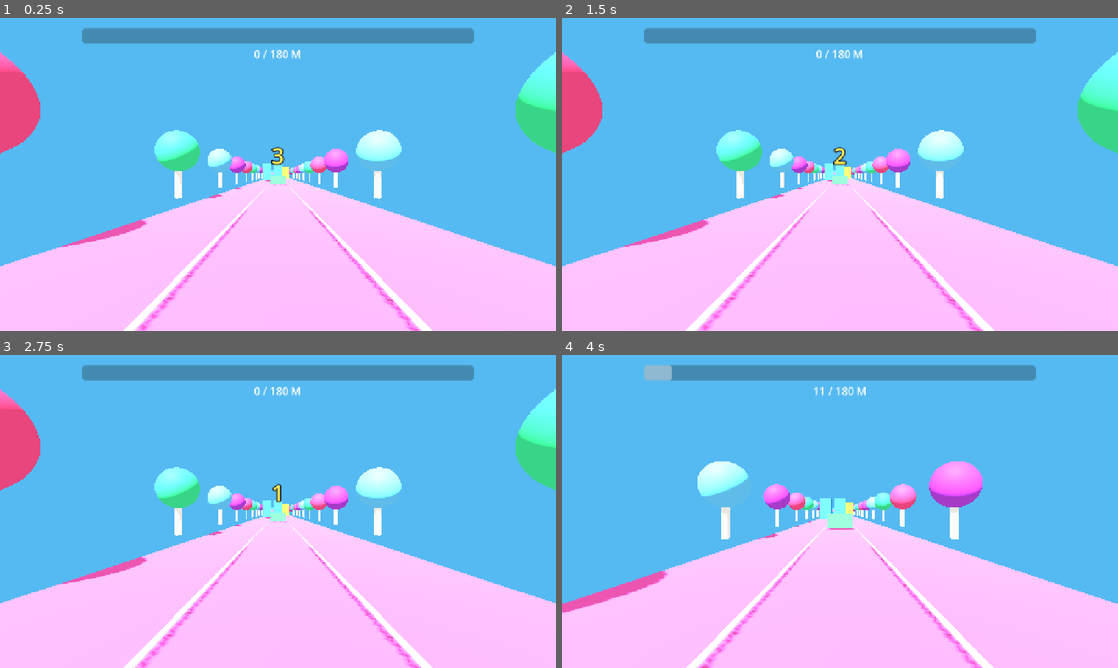
Above: before the commit, frames 1-4 (two rows, left to right).
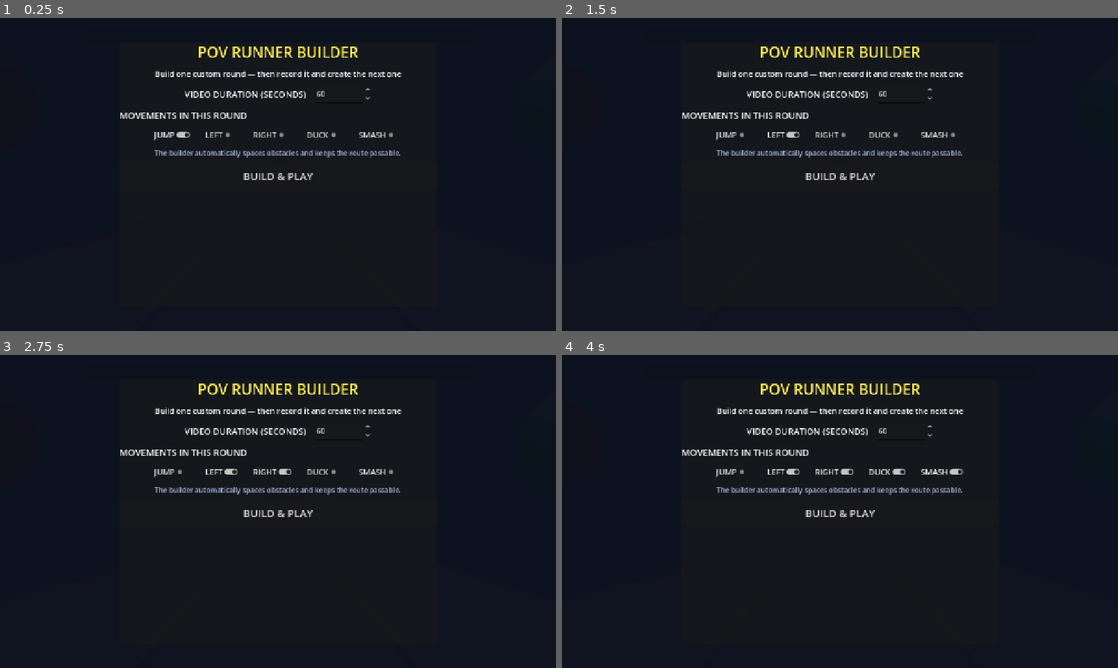
Above: after the commit, the same moments.

Repository: mikhailliachenko-hue/POVRunnerConstructor
Game: Godot game, scene res://main.tscn
The game is run twice, just before and just after one commit, with the same random seed, the same clock (stepped at 60 frames per second) and the same inputs.
Inputs (mouse positions are in pixels of both pictures, inside the frame that each line leads up to):
- Up to frame 1 (0.25 s): no input
- Up to frame 2 (1.5 s): click (734, 133) at 0.5 s, where only the run after the commit has a clickable "JUMP"; click (784, 133) at 1.25 s, where only the run after the commit has a clickable "LEFT"
- Up to frame 3 (2.75 s): click (272, 470) at 2 s, where only the run after the commit has a clickable "RIGHT"
- Up to frame 4 (4 s): click (890, 470) at 2.75 s, where only the run after the commit has a clickable "DUCK"; click (940, 470) at 3.5 s, where only the run after the commit has a clickable "SMASH"

The runs differ from the first frame. In frame 1, 100% of the frame differs, in the area x 0-100%, y 0-100%; in frame 2, 100%; in frame 3, 100%; in frame 4, 100%.

Commit message:
Release single-round builder v0.3

Diff:
--- a/project.godot
+++ b/project.godot
@@ -45,8 +45,8 @@
 }
 duck={
 "deadzone": 0.5,
-"events": [Object(InputEventKey,"physical_keycode":83)
-, Object(InputEventKey,"physical_keycode":4194322)
+"events": [Object(InputEventKey,"resource_local_to_scene":false,"resource_name":"","device":16,"window_id":0,"alt_pressed":false,"shift_pressed":false,"ctrl_pressed":false,"meta_pressed":false,"pressed":false,"keycode":0,"physical_keycode":83,"key_label":0,"unicode":0,"location":0,"echo":false,"script":null)
+, Object(InputEventKey,"resource_local_to_scene":false,"resource_name":"","device":16,"window_id":0,"alt_pressed":false,"shift_pressed":false,"ctrl_pressed":false,"meta_pressed":false,"pressed":false,"keycode":0,"physical_keycode":4194322,"key_label":0,"unicode":0,"location":0,"echo":false,"script":null)
 ]
 }
 
--- a/scripts/main.gd
+++ b/scripts/main.gd
@@ -1,21 +1,14 @@
 extends Node3D
 
 const LANE_X: Array[float] = [-3.2, 0.0, 3.2]
-const COURSE_LENGTH := 180.0
 const DODGE_DURATION := 1.8
 const DUCK_DURATION := 1.25
 const DUCK_DEPTH := 1.05
 const ACTION_WINDOW := 12.0
-const EVENTS: Array[Dictionary] = [
-	{"distance": 32.0, "action": "JUMP"},
-	{"distance": 56.0, "action": "RIGHT"},
-	{"distance": 80.0, "action": "LEFT"},
-	{"distance": 108.0, "action": "DUCK"},
-	{"distance": 134.0, "action": "RIGHT"},
-	{"distance": 158.0, "action": "LEFT"},
-]
-
 var speed := 12.0
+var course_length := 180.0
+var video_duration := 15.0
+var events: Array[Dictionary] = []
 var jump_height := 2.2
 var lane_smoothness := 9.0
 var lane := 1
@@ -31,6 +24,7 @@
 var finished := false
 var camera_rig: Node3D
 var camera: Camera3D
+var course_root: Node3D
 var progress_bar: ProgressBar
 var distance_label: Label
 var action_label: Label
@@ -43,12 +37,22 @@
 var action_armed := false
 var feedback_time := 0.0
 var countdown := 3.0
+var smash_sequence_active := false
+var smash_sequence_timer := 0.0
+var smash_sequence_stage := 0
+var active_smash_event: Dictionary = {}
+var builder_active := true
+var builder_overlay: ColorRect
+var duration_spin: SpinBox
+var round_checks: Dictionary = {}
 
 func _ready() -> void:
 	build_world()
-	build_course()
 	build_ui()
-	restart()
+	build_builder_ui()
+	apply_builder_settings()
+	builder_overlay.visible = true
+	builder_active = true
 
 func build_world() -> void:
 	var environment := WorldEnvironment.new()
@@ -75,27 +79,36 @@
 	camera.fov = 78.0
 	camera.current = true
 	camera_rig.add_child(camera)
+	course_root = Node3D.new()
+	course_root.name = "GeneratedCourse"
+	add_child(course_root)
 
 func build_course() -> void:
-	create_box("Road", Vector3(11, 0.25, COURSE_LENGTH + 20), Vector3(0, -0.25, -COURSE_LENGTH * 0.5 + 5), Color("f54fa2"))
+	for child in course_root.get_children():
+		child.queue_free()
+	create_box("Road", Vector3(11, 0.25, course_length + 20), Vector3(0, -0.25, -course_length * 0.5 + 5), Color("f54fa2"))
 	for lane_mark in [-1.6, 1.6]:
-		create_box("LaneMark", Vector3(0.10, 0.025, COURSE_LENGTH), Vector3(lane_mark, 0.02, -COURSE_LENGTH * 0.5 + 5), Color(1, 1, 1, 0.65))
-
-	for z in range(0, 19):
-		var world_z := -float(z * 10)
+		create_box("LaneMark", Vector3(0.10, 0.025, course_length), Vector3(lane_mark, 0.02, -course_length * 0.5 + 5), Color(1, 1, 1, 0.65))
+
+	for z in range(0, int(course_length / 30.0) + 1):
+		var world_z := -float(z * 30)
 		create_tree(Vector3(-7.2, 0, world_z), z)
 		create_tree(Vector3(7.2, 0, world_z), z + 1)
 
-	create_obstacle(1, -28.0, Color("49d765"), "JUMP", 1.5)
-	create_dodge_gate(-52.0, "RIGHT", Color("3a84ed"))
-	create_dodge_gate(-76.0, "LEFT", Color("ffca38"))
-	create_duck_gate(-104.0, Color("9858e8"))
-	create_dodge_gate(-130.0, "RIGHT", Color("35d4cf"))
-	create_dodge_gate(-154.0, "LEFT", Color("f06b42"))
-
-	create_box("FinishTop", Vector3(11, 0.55, 0.55), Vector3(0, 5.7, -COURSE_LENGTH), Color.WHITE)
-	create_box("FinishLeft", Vector3(0.55, 6, 0.55), Vector3(-5.2, 2.8, -COURSE_LENGTH), Color.WHITE)
-	create_box("FinishRight", Vector3(0.55, 6, 0.55), Vector3(5.2, 2.8, -COURSE_LENGTH), Color.WHITE)
+	var colors := [Color("49d765"), Color("3a84ed"), Color("ffca38"), Color("9858e8")]
+	for index in range(events.size()):
+		var event := events[index]
+		var z_position := start_position.z - float(event.distance)
+		match str(event.action):
+			"JUMP": create_obstacle(1, z_position, colors[index % colors.size()], "JUMP", 1.5)
+			"DUCK": create_duck_gate(z_position, colors[index % colors.size()])
+			"LEFT", "RIGHT": create_dodge_gate(z_position, str(event.action), colors[index % colors.size()])
+			"SMASH": event["targets"] = create_smash_gate(z_position, colors[index % colors.size()])
+
+	var finish_z := start_position.z - course_length
+	create_box("FinishTop", Vector3(11, 0.55, 0.55), Vector3(0, 5.7, finish_z), Color.WHITE)
+	create_box("FinishLeft", Vector3(0.55, 6, 0.55), Vector3(-5.2, 2.8, finish_z), Color.WHITE)
+	create_box("FinishRight", Vector3(0.55, 6, 0.55), Vector3(5.2, 2.8, finish_z), Color.WHITE)
 
 func create_tree(pos: Vector3, index: int) -> void:
 	create_cylinder(Vector3(pos.x, 1.25, pos.z), 0.24, 2.5, Color("f1eee2"))
@@ -115,6 +128,25 @@
 	create_box("DuckGateTop", Vector3(10.5, 1.35, 1.8), Vector3(0, 2.35, z), color)
 	create_box("DuckGateLeft", Vector3(0.65, 4.7, 1.8), Vector3(-5.0, 2.1, z), color)
 	create_box("DuckGateRight", Vector3(0.65, 4.7, 1.8), Vector3(5.0, 2.1, z), color)
+
+func create_smash_gate(z: float, color: Color) -> Array[MeshInstance3D]:
+	# One unified wall mesh. Later its two materials will receive the
+	# user-selected intact and cracked image textures.
+	var targets: Array[MeshInstance3D] = []
+	var wall := create_box("SmashWall", Vector3(10.5, 4.6, 0.55), Vector3(0, 2.15, z), color)
+	var intact_material := make_material(color)
+	if ResourceLoader.exists("res://assets/smash_wall/intact.png"):
+		intact_material.albedo_texture = load("res://assets/smash_wall/intact.png")
+	wall.material_override = intact_material
+	var cracked_material := make_material(color.darkened(0.38))
+	if ResourceLoader.exists("res://assets/smash_wall/cracked.png"):
+		cracked_material.albedo_texture = load("res://assets/smash_wall/cracked.png")
+	cracked_material.emission_enabled = true
+	cracked_material.emission = Color("ff6a4d")
+	cracked_material.emission_energy_multiplier = 0.35
+	wall.set_meta("cracked_material", cracked_material)
+	targets.append(wall)
+	return targets
 
 func create_obstacle(obstacle_lane: int, z: float, color: Color, action: String, height: float) -> void:
 	var body := StaticBody3D.new()
@@ -132,9 +164,9 @@
 	box.size = mesh.size
 	shape.shape = box
 	body.add_child(shape)
-	add_child(body)
-
-func create_box(node_name: String, size: Vector3, pos: Vector3, color: Color) -> void:
+	course_root.add_child(body)
+
+func create_box(node_name: String, size: Vector3, pos: Vector3, color: Color) -> MeshInstance3D:
 	var mesh_instance := MeshInstance3D.new()
 	mesh_instance.name = node_name
 	mesh_instance.position = pos
@@ -142,7 +174,8 @@
 	mesh.size = size
 	mesh_instance.mesh = mesh
 	mesh_instance.material_override = make_material(color)
-	add_child(mesh_instance)
+	course_root.add_child(mesh_instance)
+	return mesh_instance
 
 func create_cylinder(pos: Vector3, radius: float, height: float, color: Color) -> void:
 	var item := MeshInstance3D.new()
@@ -153,7 +186,7 @@
 	mesh.height = height
 	item.mesh = mesh
 	item.material_override = make_material(color)
-	add_child(item)
+	course_root.add_child(item)
 
 func create_sphere(pos: Vector3, radius: float, color: Color) -> void:
 	var item := MeshInstance3D.new()
@@ -163,7 +196,7 @@
 	mesh.height = radius * 2.0
 	item.mesh = mesh
 	item.material_override = make_material(color)
-	add_child(item)
+	course_root.add_child(item)
 
 func make_material(color: Color) -> StandardMaterial3D:
 	var material := StandardMaterial3D.new()
@@ -178,7 +211,7 @@
 	progress_bar = ProgressBar.new()
 	progress_bar.position = Vector2(190, 24)
 	progress_bar.size = Vector2(900, 34)
-	progress_bar.max_value = COURSE_LENGTH
+	progress_bar.max_value = course_length
 	progress_bar.show_percentage = false
 	layer.add_child(progress_bar)
 
@@ -267,7 +300,112 @@
 	slider.value_changed.connect(callback)
 	parent.add_child(slider)
 
+func build_builder_ui() -> void:
+	var layer := CanvasLayer.new()
+	layer.layer = 20
+	add_child(layer)
+	builder_overlay = ColorRect.new()
+	builder_overlay.color = Color(0.035, 0.055, 0.10, 0.97)
+	builder_overlay.set_anchors_and_offsets_preset(Control.PRESET_FULL_RECT)
+	layer.add_child(builder_overlay)
+
+	var panel := PanelContainer.new()
+	panel.position = Vector2(275, 55)
+	panel.size = Vector2(730, 610)
+	builder_overlay.add_child(panel)
+	var content := VBoxContainer.new()
+	content.add_theme_constant_override("separation", 13)
+	panel.add_child(content)
+
+	var heading := Label.new()
+	heading.text = "POV RUNNER BUILDER"
+	heading.horizontal_alignment = HORIZONTAL_ALIGNMENT_CENTER
+	heading.add_theme_font_size_override("font_size", 34)
+	heading.add_theme_color_override("font_color", Color("fff052"))
+	content.add_child(heading)
+	var subtitle := Label.new()
+	subtitle.text = "Build one custom round — then record it and create the next one"
+	subtitle.horizontal_alignment = HORIZONTAL_ALIGNMENT_CENTER
+	subtitle.add_theme_font_size_override("font_size", 18)
+	content.add_child(subtitle)
+
+	var duration_row := HBoxContainer.new()
+	duration_row.alignment = BoxContainer.ALIGNMENT_CENTER
+	content.add_child(duration_row)
+	var duration_label := Label.new()
+	duration_label.text = "VIDEO DURATION (SECONDS)   "
+	duration_label.add_theme_font_size_override("font_size", 20)
+	duration_row.add_child(duration_label)
+	duration_spin = SpinBox.new()
+	duration_spin.min_value = 12
+	duration_spin.max_value = 180
+	duration_spin.step = 1
+	duration_spin.value = 60
+	duration_spin.custom_minimum_size = Vector2(130, 42)
+	duration_row.add_child(duration_spin)
+
+	create_round_selector(content, "MOVEMENTS IN THIS ROUND", round_checks, ["JUMP"])
+
+	var note := Label.new()
+	note.text = "The builder automatically spaces obstacles and keeps the route passable."
+	note.horizontal_alignment = HORIZONTAL_ALIGNMENT_CENTER
+	note.add_theme_color_override("font_color", Color("a8b7d8"))
+	content.add_child(note)
+	var play_button := Button.new()
+	play_button.text = "BUILD & PLAY"
+	play_button.custom_minimum_size = Vector2(0, 58)
+	play_button.add_theme_font_size_override("font_size", 24)
+	play_button.pressed.connect(apply_builder_settings)
+	content.add_child(play_button)
+
+func create_round_selector(parent: VBoxContainer, title_text: String, target: Dictionary, defaults: Array[String]) -> void:
+	var title := Label.new()
+	title.text = title_text
+	title.add_theme_font_size_override("font_size", 21)
+	parent.add_child(title)
+	var row := HBoxContainer.new()
+	row.alignment = BoxContainer.ALIGNMENT_CENTER
+	row.add_theme_constant_override("separation", 22)
+	parent.add_child(row)
+	for action in ["JUMP", "LEFT", "RIGHT", "DUCK", "SMASH"]:
+		var check := CheckButton.new()
+		check.text = action
+		check.button_pressed = action in defaults
+		check.add_theme_font_size_override("font_size", 18)
+		row.add_child(check)
+		target[action] = check
+
+func selected_actions(checks: Dictionary) -> Array[String]:
+	var selected: Array[String] = []
+	for action in ["JUMP", "LEFT", "RIGHT", "DUCK", "SMASH"]:
+		var check: CheckButton = checks[action]
+		if check.button_pressed:
+			selected.append(action)
+	if selected.is_empty():
+		selected.append("JUMP")
+	return selected
+
+func apply_builder_settings() -> void:
+	video_duration = duration_spin.value
+	course_length = video_duration * speed
+	events.clear()
+	var chosen_actions := selected_actions(round_checks)
+	var event_time := 4.0
+	var action_index := 0
+	while event_time < video_duration - 2.0:
+		var action := chosen_actions[action_index % chosen_actions.size()]
+		action_index += 1
+		events.append({"distance": event_time * speed, "action": action})
+		event_time += 4.0
+	progress_bar.max_value = course_length
+	build_course()
+	restart()
+	builder_active = false
+	builder_overlay.visible = false
+
 func _process(delta: float) -> void:
+	if builder_active:
+		return
 	if Input.is_action_just_pressed("move_left") and not finished and countdown <= 0.0 and dodge_direction == 0:
 		dodge_direction = -1
 		dodge_time = 0.0
@@ -291,7 +429,9 @@
 	if Input.is_key_pressed(KEY_R):
 		restart()
 
-	if countdown > 0.0:
+	if smash_sequence_active:
+		update_smash_sequence(delta)
+	elif countdown > 0.0:
 		countdown -= delta
 		action_label.text = str(maxi(1, ceili(countdown)))
 		if countdown <= 0.0:
@@ -299,8 +439,8 @@
 	elif not finished:
 		distance += speed * delta
 		evaluate_event()
-		if distance >= COURSE_LENGTH:
-			distance = COURSE_LENGTH
+		if distance >= course_length:
+			distance = course_length
 			finished = true
 			action_label.text = "FINISH!"
 			action_icon.visible = false
@@ -337,7 +477,7 @@
 	camera_rig.position.y = start_position.y + vertical_offset - duck_offset + sin(distance * 1.3) * 0.035
 	camera_rig.position.z = start_position.z - distance
 	progress_bar.value = distance
-	distance_label.text = "%d / %d M" % [int(distance), int(COURSE_LENGTH)]
+	distance_label.text = "%d / %d M" % [int(distance), int(course_length)]
 	if not finished and countdown <= 0.0:
 		update_action_hint()
 	update_feedback(delta)
@@ -345,8 +485,8 @@
 func update_action_hint() -> void:
 	action_label.text = ""
 	action_icon.visible = false
-	if event_index < EVENTS.size():
-		var event := EVENTS[event_index]
+	if event_index < events.size():
+		var event := events[event_index]
 		var gap: float = float(event.distance) - distance
 		if gap > 0.0 and gap < 18.0:
 			action_label.text = str(event.action)
@@ -360,25 +500,76 @@
 		"DUCK":
 			action_icon.texture = load("res://assets/action_icons/duck.png")
 			action_icon.visible = true
+		"SMASH":
+			action_icon.texture = load("res://assets/action_icons/smash.png")
+			action_icon.visible = true
 		_:
 			action_icon.visible = false
 
 func arm_action(action: String) -> void:
-	if event_index >= EVENTS.size():
+	if event_index >= events.size():
 		return
-	var event := EVENTS[event_index]
+	var event := events[event_index]
 	var gap: float = float(event.distance) - distance
 	if gap >= 0.0 and gap <= ACTION_WINDOW and str(event.action) == action:
 		action_armed = true
 
 func evaluate_event() -> void:
-	if event_index >= EVENTS.size():
+	if event_index >= events.size():
 		return
-	var event := EVENTS[event_index]
-	if distance >= float(event.distance):
-		show_result(action_armed)
+	var event := events[event_index]
+	if str(event.action) == "SMASH" and distance >= float(event.distance) - 3.0:
+		begin_smash_sequence(event)
+	elif distance >= float(event.distance):
+		if str(event.action) != "SMASH":
+			show_result(action_armed)
+			event_index += 1
+			action_armed = false
+
+func begin_smash_sequence(event: Dictionary) -> void:
+	smash_sequence_active = true
+	smash_sequence_timer = 0.0
+	smash_sequence_stage = 0
+	active_smash_event = event
+	action_label.text = "SMASH 2X"
+	set_action_icon("SMASH")
+	action_label.pivot_offset = action_label.size * 0.5
+	action_icon.pivot_offset = action_icon.size * 0.5
+
+func update_smash_sequence(delta: float) -> void:
+	smash_sequence_timer += delta
+	var pulse := 1.0 + sin(smash_sequence_timer * TAU * 2.2) * 0.085
+	action_label.scale = Vector2.ONE * pulse
+	action_icon.scale = Vector2.ONE * pulse
+	if smash_sequence_stage == 0 and smash_sequence_timer >= 0.55:
+		smash_sequence_stage = 1
+		apply_cracked_smash_texture(active_smash_event)
+		play_sfx("SMASH")
+	elif smash_sequence_stage == 1 and smash_sequence_timer >= 1.35:
+		smash_sequence_stage = 2
+		break_smash_targets(active_smash_event)
+		play_sfx("SMASH")
+		show_result(true)
 		event_index += 1
 		action_armed = false
+		smash_sequence_active = false
+		active_smash_event = {}
+		action_label.scale = Vector2.ONE
+		action_icon.scale = Vector2.ONE
+
+func apply_cracked_smash_texture(event: Dictionary) -> void:
+	if not event.has("targets"):
+		return
+	for target in event.targets:
+		if is_instance_valid(target) and target.has_meta("cracked_material"):
+			target.material_override = target.get_meta("cracked_material")
+
+func break_smash_targets(event: Dictionary) -> void:
+	if not event.has("targets"):
+		return
+	for target in event.targets:
+		if is_instance_valid(target):
+			target.queue_free()
 
 func show_result(success: bool) -> void:
 	# Пропуск не наказывается: для фитнес-ролика оставляем только
@@ -437,6 +628,11 @@
 			start_frequency = 520.0
 			end_frequency = 920.0
 			noise_amount = 0.01
+		"SMASH":
+			duration = 0.34
+			start_frequency = 185.0
+			end_frequency = 48.0
+			noise_amount = 0.38
 
 	var sample_count := int(sample_rate * duration)
 	var pcm := PackedByteArray()
@@ -488,6 +684,14 @@
 	action_armed = false
 	feedback_time = 0.0
 	countdown = 3.0
+	smash_sequence_active = false
+	smash_sequence_timer = 0.0
+	smash_sequence_stage = 0
+	active_smash_event = {}
+	if action_label:
+		action_label.scale = Vector2.ONE
+	if action_icon:
+		action_icon.scale = Vector2.ONE
 	camera_rig.position = start_position
 	if action_label:
 		action_label.text = "3"
Binary file added: assets/action_icons/smash.png
Not shown, added: assets/action_icons/smash.png.import
Not shown, added: assets/smash_wall/README.txt
